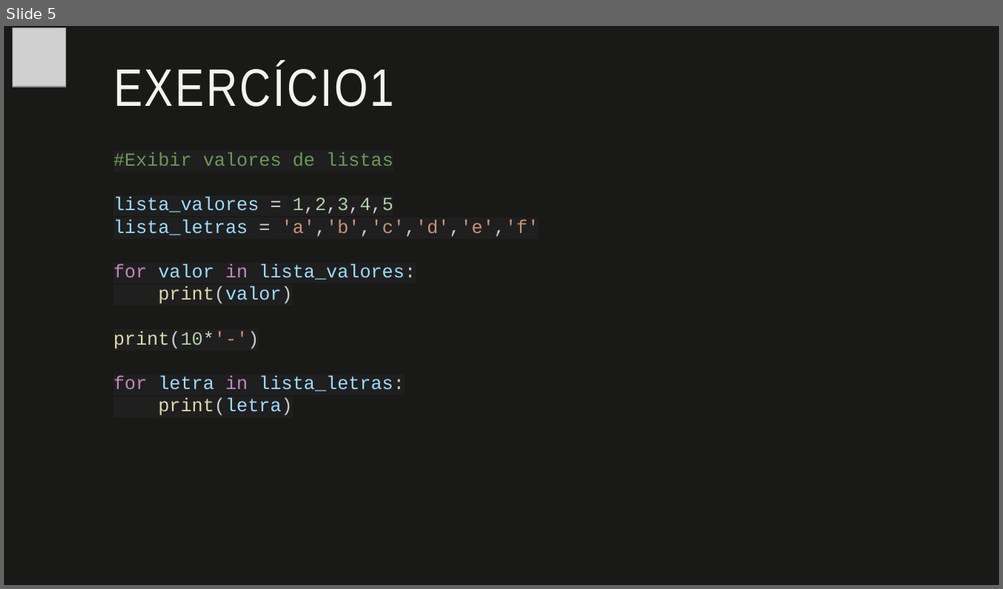
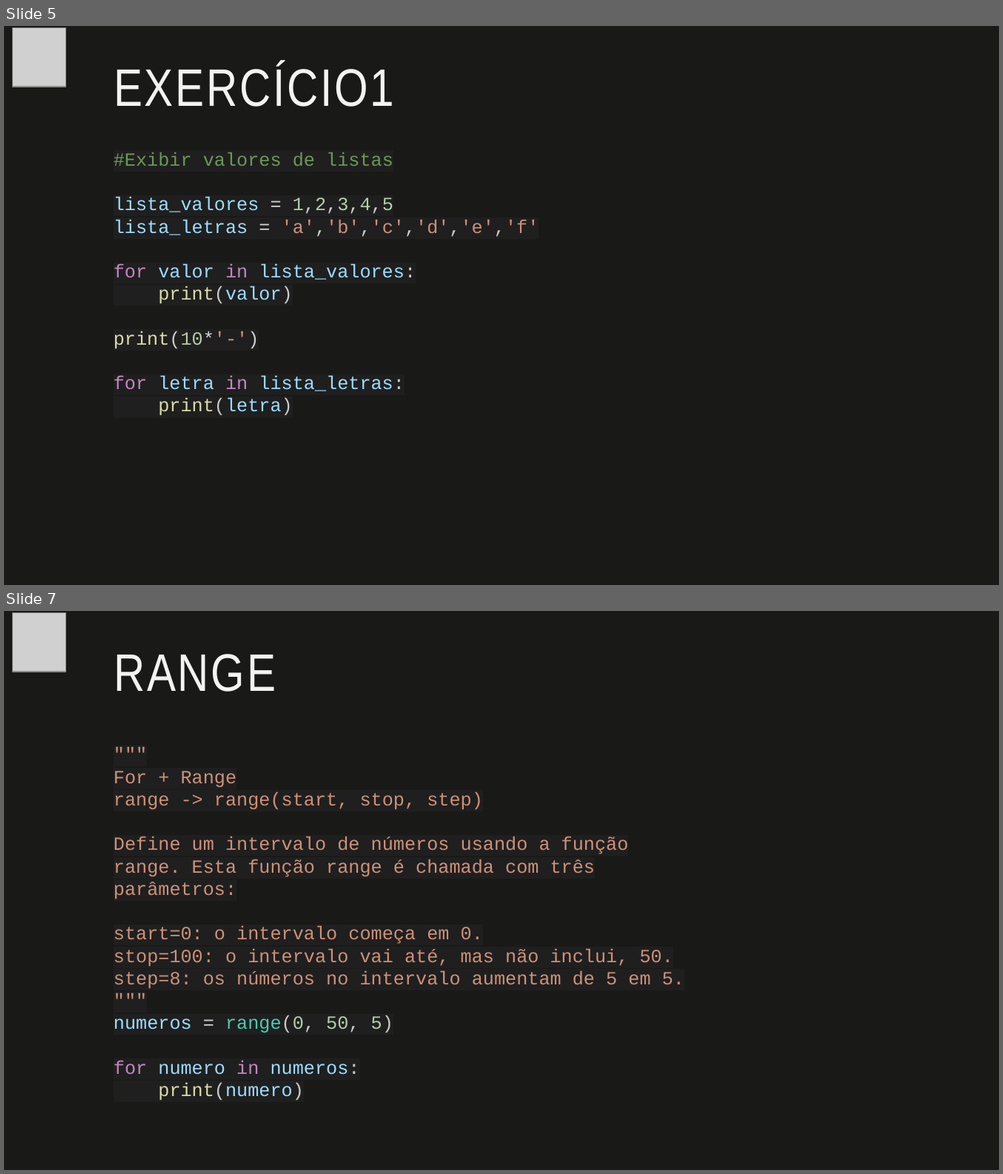
Before and after one commit to fabio-sudo/PythonCurso, a slide deck: Python_Dev/Material Python/8 - Estrutura de Repetição - For.pptx. Shown one above the other, each under a label of ours: slide 5 before the commit, slides 5 and 7 after it; the slides between them are not shown. The pictures are 1003x589 and 1003x1174 pixels, drawn with LibreOffice and Linux fonts; fonts in the diff are those of the drawing; grey boxes stand for pictures. Boxes give left, top, right and bottom in pixels: in the first picture for what was removed or moved away, otherwise in the second. Text is boxed around its words. In the diff, an @@ line names an element or a change of style, - is before the commit and + after.

```diff
--- a/Python_Dev/Material Python/8 - Estrutura de Repetição - For.pptx
+++ b/Python_Dev/Material Python/8 - Estrutura de Repetição - For.pptx
@@ slide 7 added at [4, 611, 999, 1170], background #191917 @@
@@ picture added at [12, 612, 66, 672] @@
@@ title added at [114, 654, 276, 692], 51 pt, text #F3F3F2 @@
+RANGE
@@ text added at [114, 771, 684, 1075], 18 pt, text #CE9178 @@
+"""
+For + Range
+range -> range(start, stop, step)
+Define um intervalo de números usando a função range. Esta função range é chamada com três parâmetros:
+start=0: o intervalo começa em 0.
+stop=100: o intervalo vai até, mas não inclui, 50.
+step=8: os números no intervalo aumentam de 5 em 5.
+"""
+numeros = range(0, 50, 5)
+for numero in numeros:
+print(numero)
```
Also in this commit, not shown: 14 other slides added, 9 other files.
